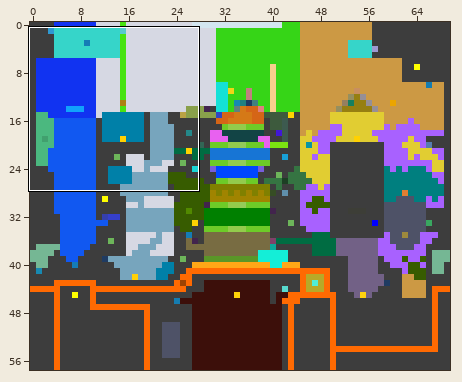
File history of a sprite sheet, files/maps/biome_map.png. The first picture is a wide view before the edit; the outline marks the close-up.
Close-up. Before:
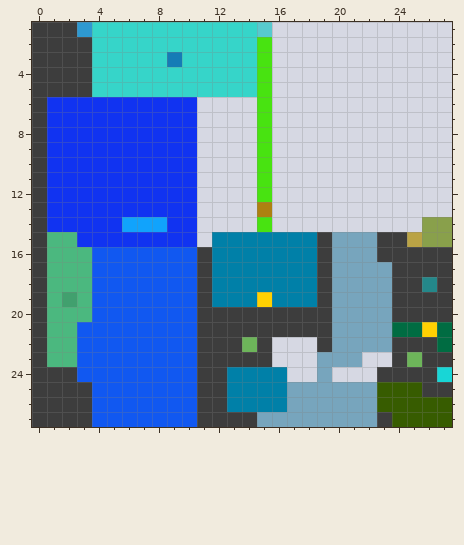
The file is 70x58 pixels. Colours within 5 levels of each other are drawn and written as one. Shown: x 0..27, y 1..27. The commit also changed other parts of the picture, which this record leaves out.
After:
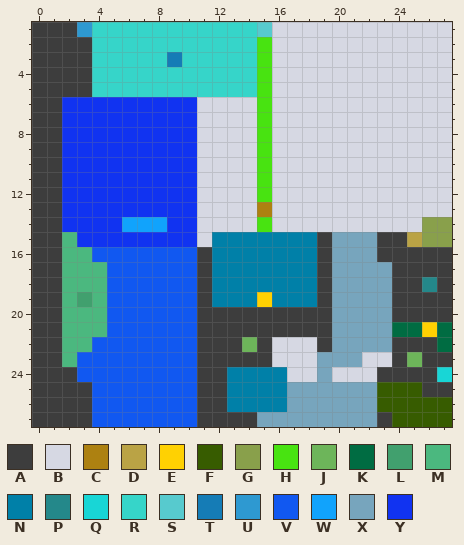
Palette (. is transparent): A #3d3d3d  B #d6d8e3  C #ad8111  D #baa345  E #ffd102  F #375c00  G #89a04b  H #48e311  J #6db55a  K #006c42  L #41a06e  M #4bb87f  N #0080a8  P #24888a  Q #18d6d6  R #36d5c9  S #57cace  T #157cb6  U #2e99d1  V #1158f1  W #11a3fc  X #77a5bd  Y #1133f1
Changes in this commit:
y 6..14: x 1 Y -> A
y 15..16: x 1 M -> A
y 17..18: x 1 M -> A; x 4 V -> M
y 19: x 1..4 MLMV -> AMLM
y 20: x 1 M -> A; x 4 V -> M
y 21: x 1 M -> A; x 3..4 VV -> MM
y 22: x 1 M -> A; x 3 V -> M
y 23: x 1 M -> A
Where, in picture pixels (left, top, right, bottom), the same in both close-ups:
changed: (47, 97, 107, 367)
